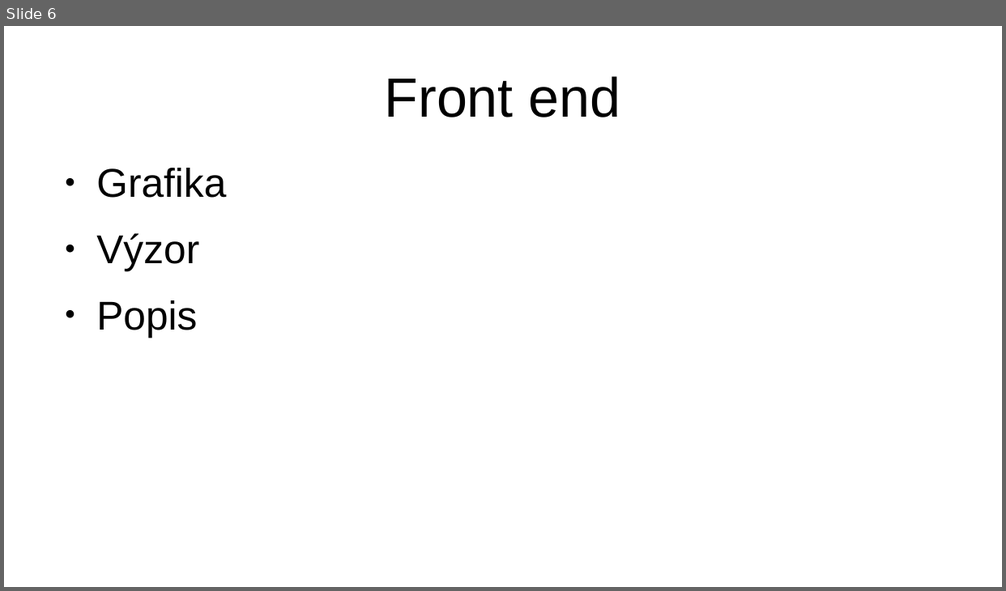
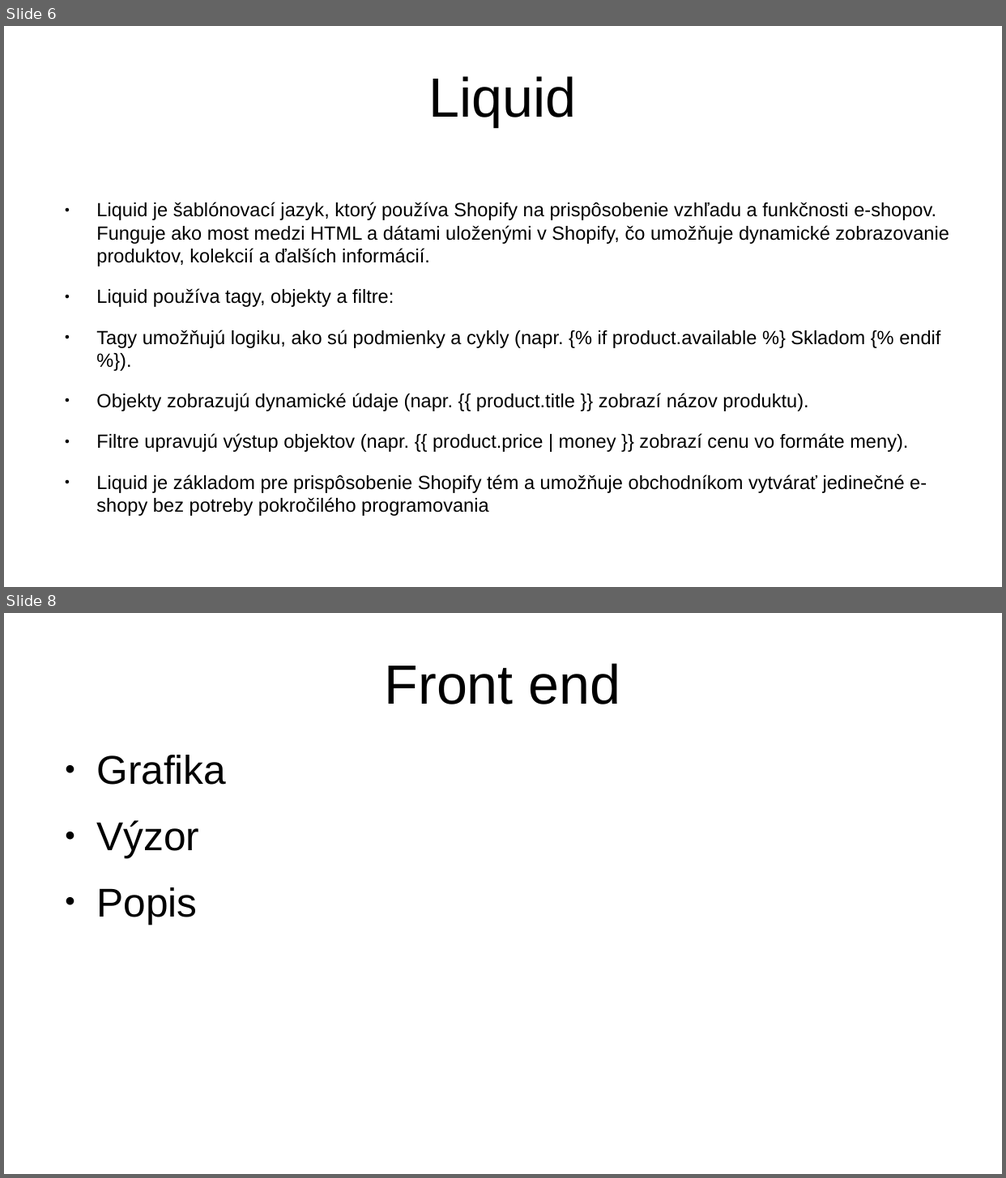
Before and after one commit to bigws1111/shopify-theme, a slide deck: numizmafilaprezentacia.odp. Shown one above the other, each under a label of ours: slide 6 before the commit, slides 6 and 8 after it; the slides between them are not shown. The pictures are 1006x591 and 1006x1178 pixels, drawn with LibreOffice and Linux fonts; fonts in the diff are those of the drawing. Boxes give left, top, right and bottom in pixels: in the first picture for what was removed or moved away, otherwise in the second. Text is boxed around its words. In the diff, an @@ line names an element or a change of style, - is before the commit and + after.

```diff
--- a/numizmafilaprezentacia.odp
+++ b/numizmafilaprezentacia.odp
@@ slide 6 added at (4, 26, 1002, 587), background #FFFFFF @@
@@ title added at (429, 76, 577, 127), 44 pt, text #000000 @@
+Liquid
@@ text added at (96, 202, 948, 493), 15.2 pt, text #000000 @@
+● Liquid je šablónovací jazyk, ktorý používa Shopify na prispôsobenie vzhľadu a funkčnosti e-shopov. Funguje ako most medzi HTML a dátami uloženými v Shopify, čo umožňuje dynamické zobrazovanie produktov, kolekcií a ďalších informácií.
+● Liquid používa tagy, objekty a filtre:
+● Tagy umožňujú logiku, ako sú podmienky a cykly (napr. {% if product.available %} Skladom {% endif %}).
+● Objekty zobrazujú dynamické údaje (napr. {{ product.title }} zobrazí názov produktu).
+● Filtre upravujú výstup objektov (napr. {{ product.price | money }} zobrazí cenu vo formáte meny).
+● Liquid je základom pre prispôsobenie Shopify tém a umožňuje obchodníkom vytvárať jedinečné e-shopy bez potreby pokročilého programovania
@@ what was slide 6 is now slide 8 @@
```
Also in this commit, not shown: 5 slides changed, 3 other slides added, 2 slides removed.
